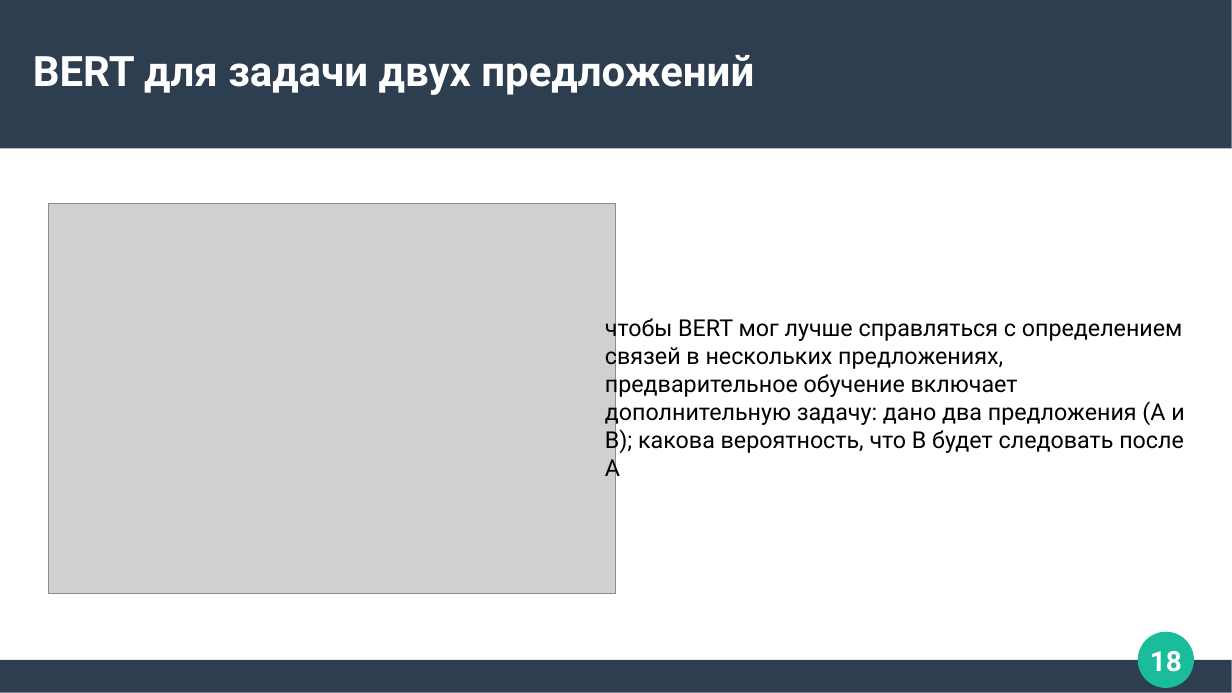
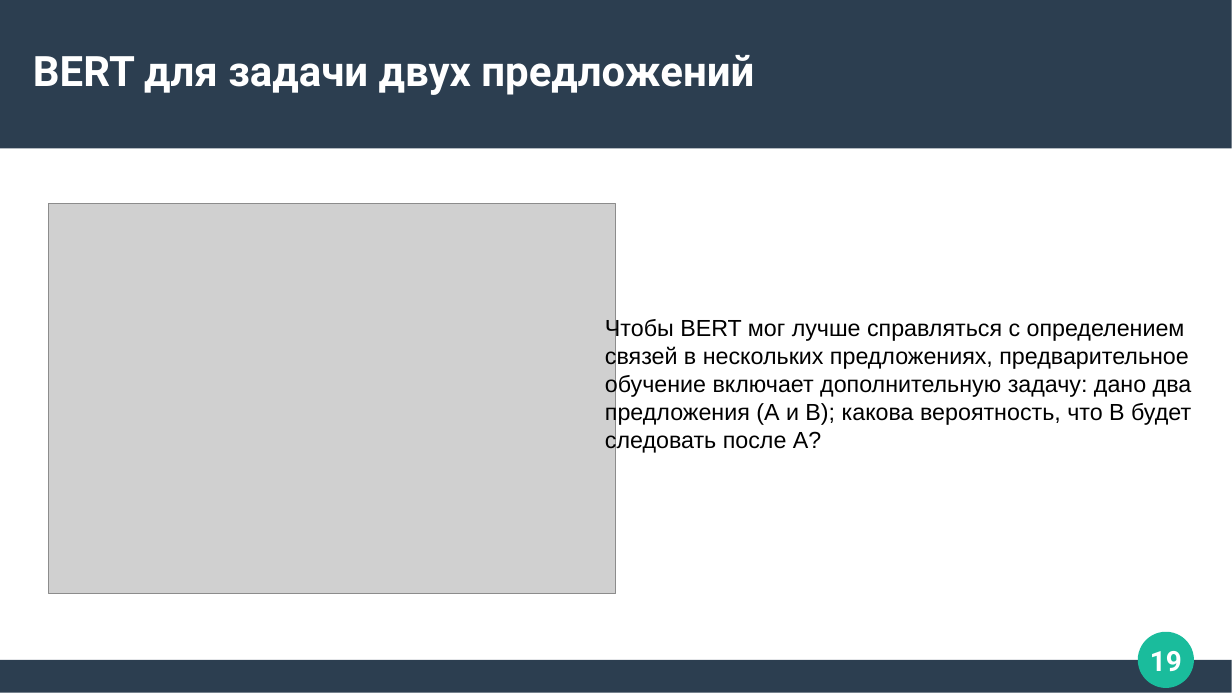
Before and after one commit to Zorinal/FilmBot, a slide deck: slide 19 of Трансфомеры.pptx (slide 18 before the commit). Drawn at 1232x693 pixels with LibreOffice and Linux fonts; fonts in the diff are those of the drawing; grey boxes stand for pictures. Boxes give left, top, right and bottom in pixels: in the first picture for what was removed or moved away, otherwise in the second. Text is boxed around its words. In the diff, an @@ line names an element or a change of style, - is before the commit and + after.

```diff
--- a/Трансфомеры.pptx
+++ b/Трансфомеры.pptx
@@ text at [605,318,1192,453]: text changed; font Roboto to Arial @@
-чтобы BERT мог лучше справляться с определением связей в нескольких предложениях, предварительное обучение включает дополнительную задачу: дано два предложения (А и В); какова вероятность, что В будет следовать после А
+Чтобы BERT мог лучше справляться с определением связей в нескольких предложениях, предварительное обучение включает дополнительную задачу: дано два предложения (А и В); какова вероятность, что В будет следовать после А?
@@ page number at [1150,651,1182,672]: text changed @@
-18
+19
```
Also in this commit, not shown: 12 other slides changed, 1 slide added.
